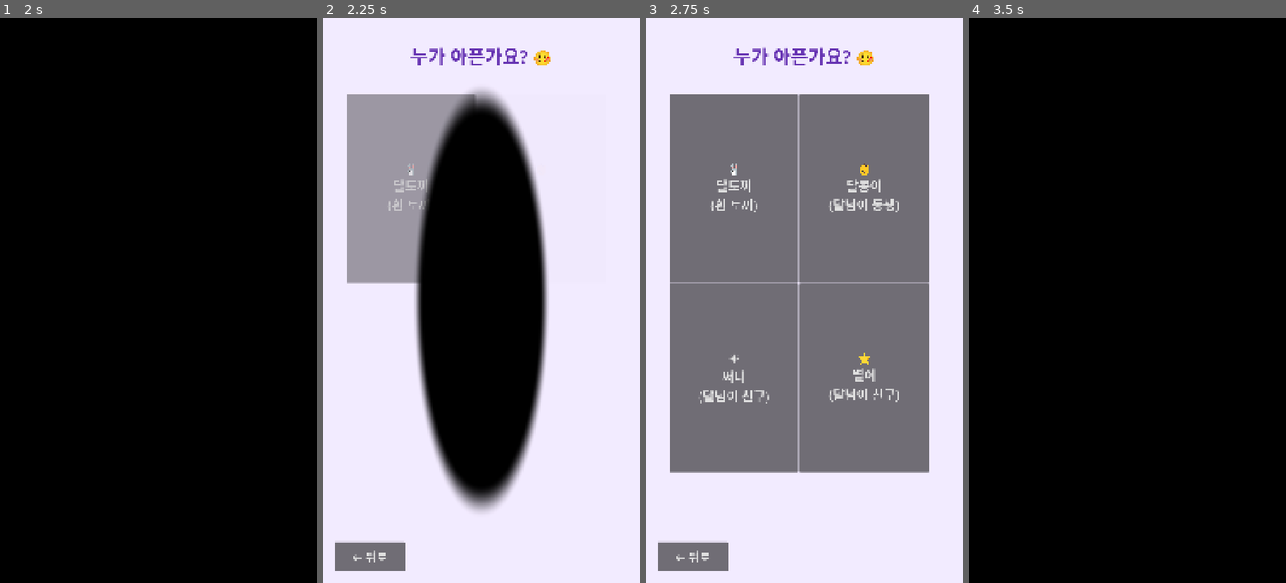
Above: before the commit, frames 1-4 (left to right).
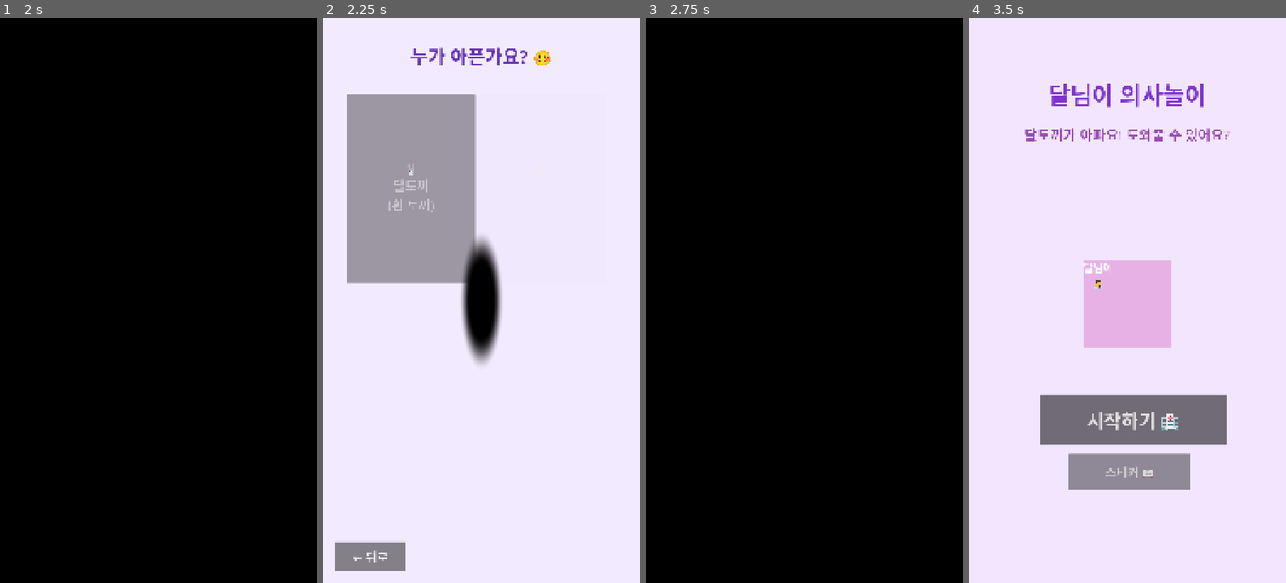
Above: after the commit, the same moments.

Repository: sean-park-funda/dalnimi-doctor
Game: Godot game, scene res://scenes/Main.tscn
The game is run twice, just before and just after one commit, with the same random seed, the same clock (stepped at 60 frames per second) and the same inputs.
Inputs (mouse positions are in pixels of both pictures, inside the frame that each line leads up to):
- Up to frame 1 (2 s): move the mouse to (228, 272) at 0.52 s; click (228, 272) at 0.67 s; click "시작하기 🏥" at 1.25 s
- Up to frame 2 (2.25 s): click "← 뒤로" at 2 s
- Up to frame 3 (2.75 s): no input
- Up to frame 4 (3.5 s): click (1057, 187) at 2.75 s, where only the run before the commit has a clickable "🐰 달토끼 (흰 토끼)"

Frame 1 is identical in both runs. In frame 2, 24% of the frame differs, in the area x 9-72%, y 12-97%; in frame 3, 100%, in the area x 0-100%, y 0-100%; in frame 4, 100%.

Commit message:
Fix overlay blocking input after scene transition

Diff:
--- a/autoload/SceneTransition.gd
+++ b/autoload/SceneTransition.gd
@@ -61,8 +61,9 @@
 func _circle_wipe_in() -> void:
 	overlay.material = shader_mat
 	shader_mat.set_shader_parameter("progress", CIRCLE_MAX)
+	# wipe-in은 이미 씬이 바뀐 후 — 입력 차단 즉시 해제
+	overlay.mouse_filter = Control.MOUSE_FILTER_IGNORE
 
-	if tween: tween.kill()
 	tween = create_tween()
 	tween.tween_method(
 		func(v: float): shader_mat.set_shader_parameter("progress", v),
@@ -71,5 +72,4 @@
 	tween.tween_callback(func():
 		overlay.material = null
 		overlay.color = Color(0, 0, 0, 0)
-		overlay.mouse_filter = Control.MOUSE_FILTER_IGNORE
 	)
